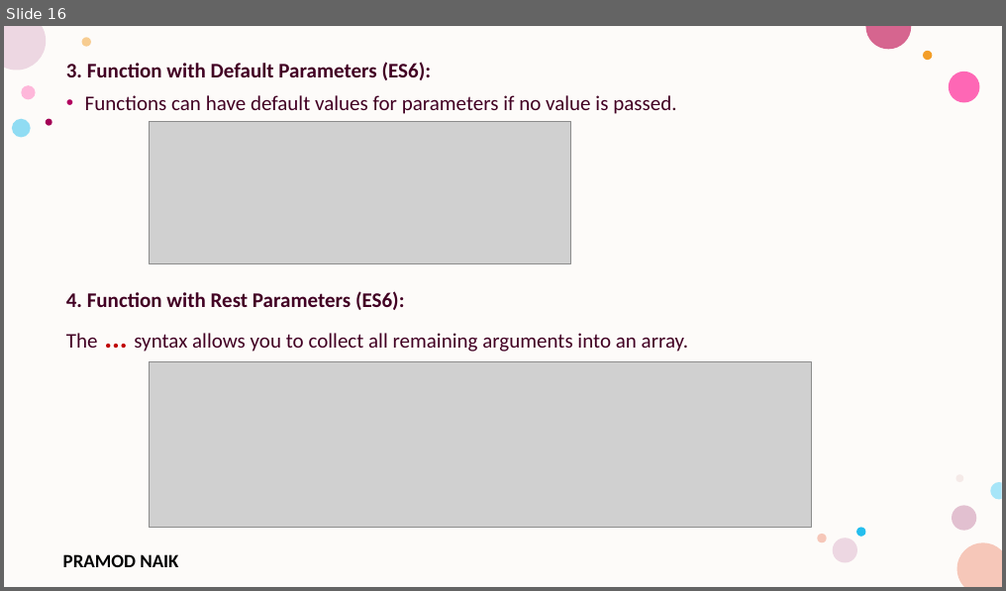
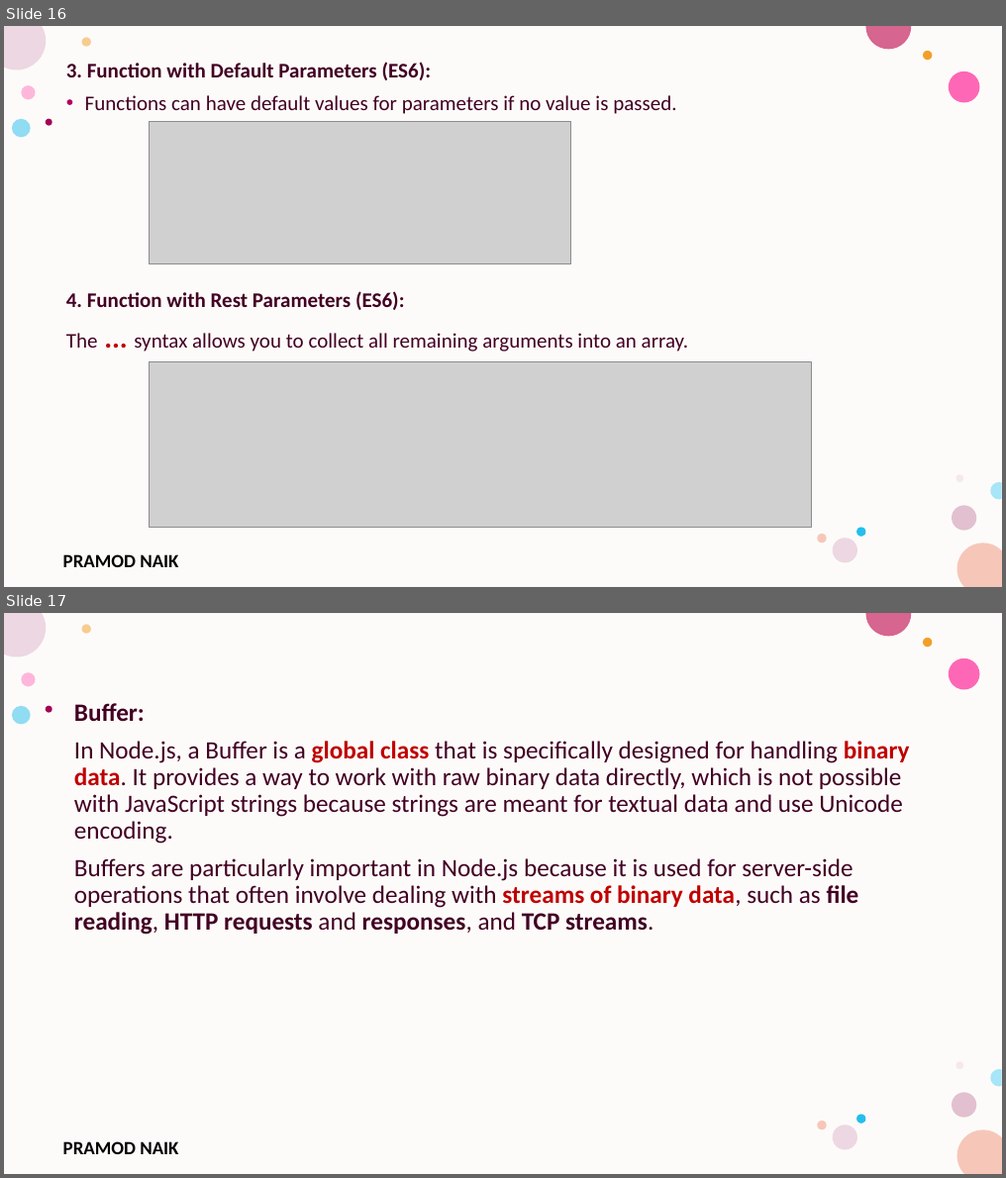
Before and after one commit to PRAMOD-VISHNU-NAIK/MCA-3rd-Sem-Srinivas-College, a slide deck: Theory CLass Notes/Unit-2.pptx. Shown one above the other, each under a label of ours: slide 16 before the commit, slides 16 and 17 after it. The pictures are 1006x591 and 1006x1178 pixels, drawn with LibreOffice and Linux fonts; fonts in the diff are those of the drawing; grey boxes stand for pictures; background and template pictures are left out. Boxes give left, top, right and bottom in pixels: in the first picture for what was removed or moved away, otherwise in the second. Text is boxed around its words. In the diff, an @@ line names an element or a change of style, - is before the commit and + after.

```diff
--- a/Theory CLass Notes/Unit-2.pptx
+++ b/Theory CLass Notes/Unit-2.pptx
@@ slide 17 added at (4,613,1002,1174), background #FFFFFF; not listed: 17 template elements that a slide beside it also shows @@
@@ text added at (74,703,910,935), 24 pt, text #420023 @@
+Buffer:
+In Node.js, a Buffer is a global class that is specifically designed for handling binary data. It provides a way to work with raw binary data directly, which is not possible with JavaScript strings because strings are meant for textual data and use Unicode encoding.
+Buffers are particularly important in Node.js because it is used for server-side operations that often involve dealing with streams of binary data, such as file reading, HTTP requests and responses, and TCP streams.
```
Also in this commit, not shown: 2 slides changed, 8 other slides added, 2 other files.
